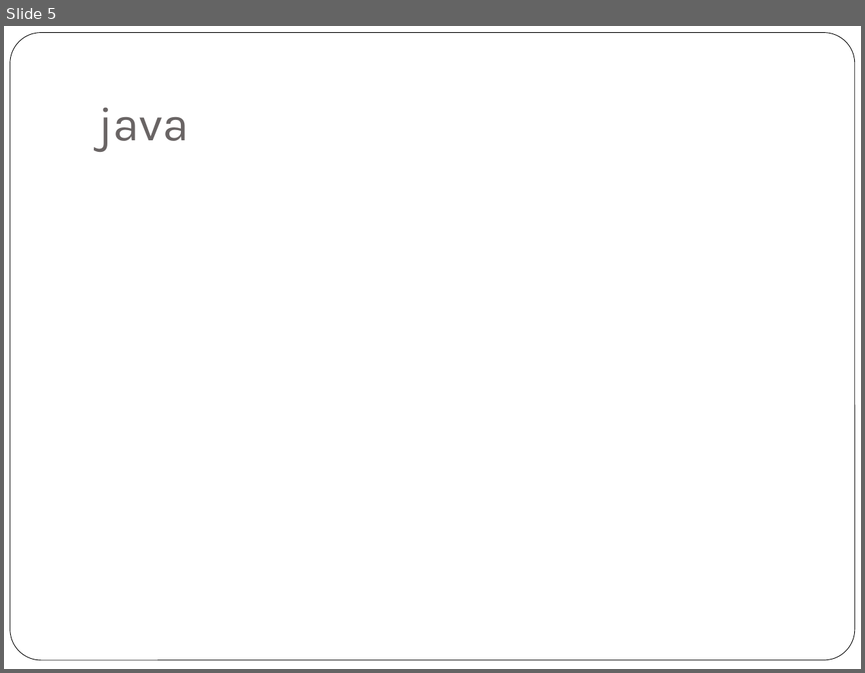
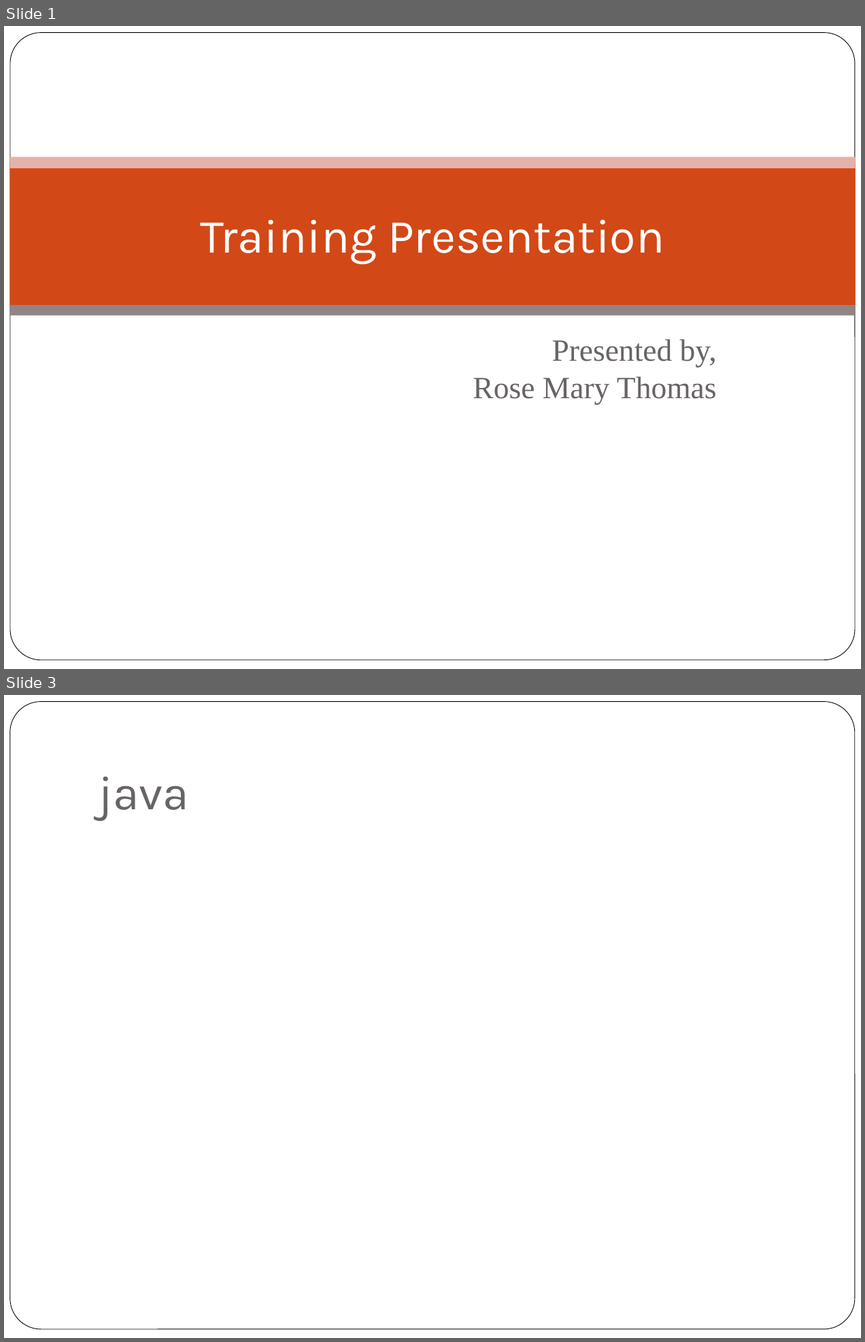
Before and after one commit to rosemarythomas994/VueR-assignment, a slide deck: Presentation Assignment.pptx. Shown one above the other, each under a label of ours: slide 5 before the commit, slides 1 and 3 after it; the slides between them are not shown. The pictures are 865x673 and 865x1342 pixels, drawn with LibreOffice and Linux fonts; fonts in the diff are those of the drawing; background and template pictures are left out. Boxes give left, top, right and bottom in pixels: in the first picture for what was removed or moved away, otherwise in the second. Text is boxed around its words. In the diff, an @@ line names an element or a change of style, - is before the commit and + after.

```diff
--- a/Presentation Assignment.pptx
+++ b/Presentation Assignment.pptx
@@ slide 1 added at (4,26,861,669), background picture (left out); not listed: 1 template element that a slide beside it also shows @@
@@ rectangle added at (10,161,855,305), fill #D34817 @@
@@ rectangle added at (10,157,855,168), fill #E6B1AC @@
@@ title added at (201,220,664,263), 40 pt, text #FFFFFF @@
+Training Presentation
@@ rectangle added at (10,305,855,316), fill #918485 @@
@@ subtitle added at (473,339,717,404), 26 pt, text #696464 @@
+Presented by,
+Rose Mary Thomas
@@ what was slide 5 is now slide 3 @@
```
Also in this commit, not shown: 8 slides changed, 4 other slides added, 4 slides removed, 28 other files.
